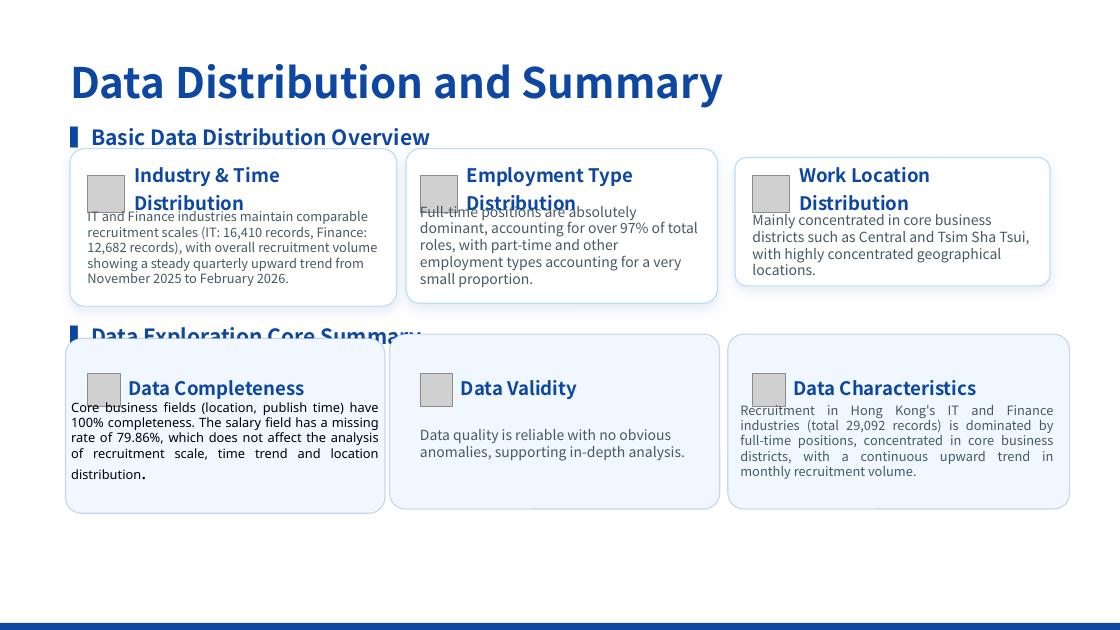
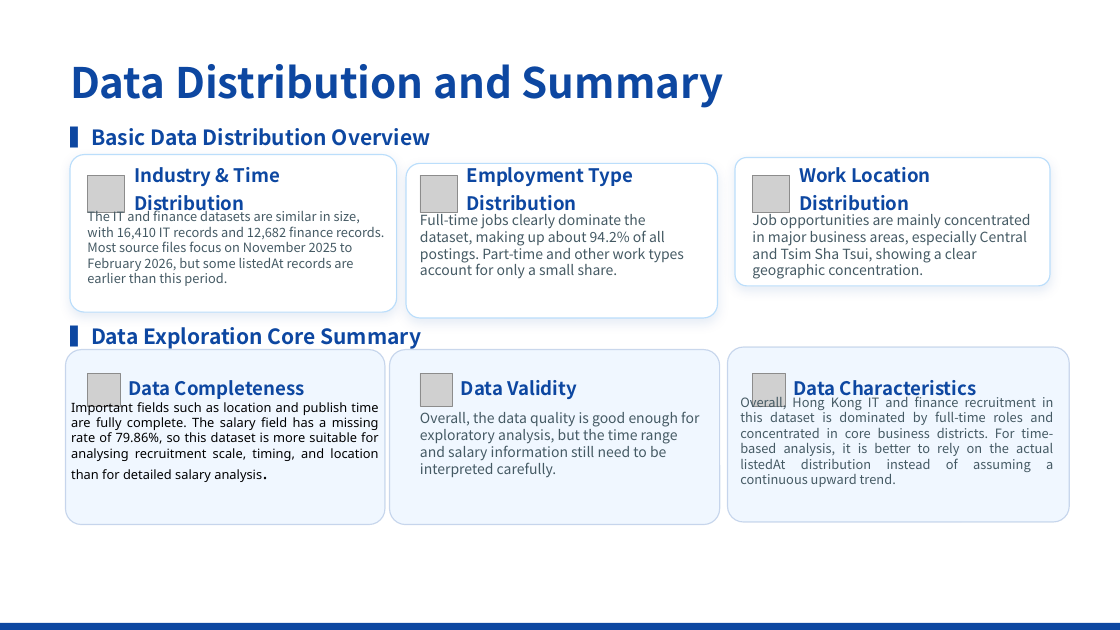
Before and after one commit to Nagikawa/hong-kong-fintech-career-analyst, a slide deck: slide 3 of 7810 section2.pptx. Drawn at 1120x630 pixels with LibreOffice and Linux fonts; fonts in the diff are those of the drawing; grey boxes stand for pictures; background and template pictures are left out. Boxes give left, top, right and bottom in pixels: in the first picture for what was removed or moved away, otherwise in the second. Text is boxed around its words. In the diff, an @@ line names an element or a change of style, - is before the commit and + after.

```diff
--- a/7810 section2.pptx
+++ b/7810 section2.pptx
@@ rounded rectangle: place and size @@
-rounded rectangle at [70, 149, 397, 307]
+rounded rectangle at [70, 155, 397, 313]
@@ text at [87, 208, 384, 286]: text changed @@
-IT and Finance industries maintain comparable recruitment scales (IT: 16,410 records, Finance: 12,682 records), with overall recruitment volume showing a steady quarterly upward trend from November 2025 to February 2026.
+The IT and finance datasets are similar in size, with 16,410 IT records and 12,682 finance records. Most source files focus on November 2025 to February 2026, but some listedAt records are earlier than this period.
@@ text at [420, 211, 685, 278]: text changed @@
-Full-time positions are absolutely dominant, accounting for over 97% of total roles, with part-time and other employment types accounting for a very small proportion.
+Full-time jobs clearly dominate the dataset, making up about 94.2% of all postings. Part-time and other work types account for only a small share.
@@ text at [752, 211, 1030, 279]: text changed @@
-Mainly concentrated in core business districts such as Central and Tsim Sha Tsui, with highly concentrated geographical locations.
+Job opportunities are mainly concentrated in major business areas, especially Central and Tsim Sha Tsui, showing a clear geographic concentration.
@@ rounded rectangle: place and size @@
-rounded rectangle at [66, 339, 385, 513]
+rounded rectangle at [66, 350, 385, 524]
@@ 3 rounded rectangles: place and size @@
-3 rounded rectangles at [390, 149, 1070, 509]
+3 rounded rectangles at [390, 163, 1070, 524]
@@ text at [71, 399, 379, 482]: text changed @@
-Core business fields (location, publish time) have 100% completeness. The salary field has a missing rate of 79.86%, which does not affect the analysis of recruitment scale, time trend and location distribution.
+Important fields such as location and publish time are fully complete. The salary field has a missing rate of 79.86%, so this dataset is more suitable for analysing recruitment scale, timing, and location than for detailed salary analysis.
@@ text at [420, 411, 699, 477]: text changed @@
-Data quality is reliable with no obvious anomalies, supporting in-depth analysis.
+Overall, the data quality is good enough for exploratory analysis, but the time range and salary information still need to be interpreted carefully.
@@ text at [740, 394, 1053, 487]: text changed @@
-Recruitment in Hong Kong's IT and Finance industries (total 29,092 records) is dominated by full-time positions, concentrated in core business districts, with a continuous upward trend in monthly recruitment volume.
+Overall, Hong Kong IT and finance recruitment in this dataset is dominated by full-time roles and concentrated in core business districts. For time-based analysis, it is better to rely on the actual listedAt distribution instead of assuming a continuous upward trend.
```
Also in this commit, not shown: 2 other slides changed.
